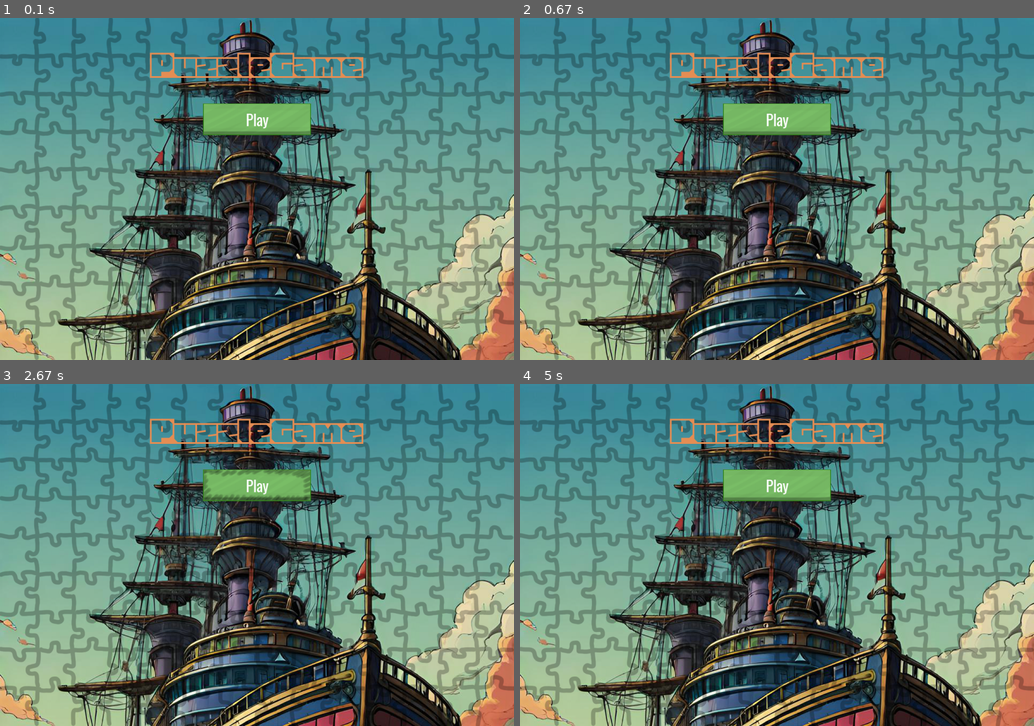
Above: before the commit, frames 1-4 (two rows, left to right).
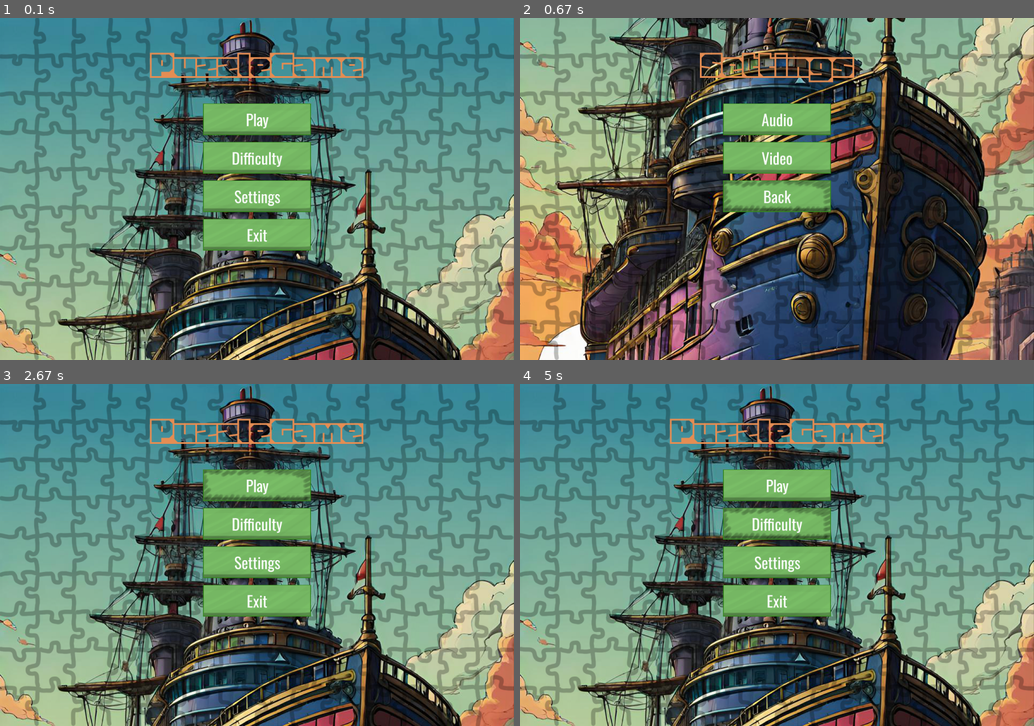
Above: after the commit, the same moments.

Repository: ragonya/PyGameProject
Game: pygame game, started from main.py
Same seed, same stepped clock (60 frames per second), same inputs: the game is played once before the commit and once after it.
Inputs (mouse positions are in pixels of both pictures, inside the frame that each line leads up to):
- Up to frame 1 (0.1 s): no input
- Up to frame 2 (0.67 s): click (777, 189) at 0.38 s
- Up to frame 3 (2.67 s): click (262, 575) at 0.72 s; click (97, 503) at 1.05 s; click "Play" at 2.38 s
- Up to frame 4 (5 s): click (972, 684) at 2.72 s; click "Play" at 3.55 s; click (936, 548) at 3.88 s; click (777, 524) at 4.72 s, where only the run after the commit has a clickable "Difficulty"

The runs differ from the first frame. In frame 1, 5.9% of the frame differs, in the area x 39-100%, y 36-98%; in frame 2, 93%, in the area x 0-100%, y 0-100%; in frame 3, 5.9%; in frame 4, 5.9%.

Commit message:
Update main.py

Diff:
--- a/main.py
+++ b/main.py
@@ -1,5 +1,6 @@
 from pygame import *
 from scripts import button
+import sys
 
 
 init()
@@ -17,24 +18,70 @@
 PuzzleGame_surface = PuzzleGame_txt.render('PuzzleGame', True, (230, 143, 85))
 main_font = font.Font('Fonts/Oswald-VariableFont_wght.ttf', 15)
 
+settings_txt = font.Font('Fonts/Honk-Regular-VariableFont_MORF,SHLN.ttf', 100)
+settings_surface = PuzzleGame_txt.render('Settings', True, (230, 143, 85))
+
 display.flip()
 play_button = button.Button(1200/2-(252/2), 200, 252, 74, "Play", 'images/buttons/static_button.png', 'images/buttons/hovered_button.png', 'sound_effects/button_clicked.mp3')
+difficulty_button = button.Button(1200/2-(252/2), 290, 252, 74, "Difficulty", 'images/buttons/static_button.png', 'images/buttons/hovered_button.png', 'sound_effects/button_clicked.mp3')
+settings_button = button.Button(1200/2-(252/2), 380, 252, 74, "Settings", 'images/buttons/static_button.png', 'images/buttons/hovered_button.png', 'sound_effects/button_clicked.mp3')
+exit_button = button.Button(1200/2-(252/2), 470, 252, 74, "Exit", 'images/buttons/static_button.png', 'images/buttons/hovered_button.png', 'sound_effects/button_clicked.mp3')
 
 
 def main_menu():
     running = True
     while running:
+        screen.fill((0, 0, 0))
         screen.blit(bg_main, (0, 0))
         screen.blit(PuzzleGame_surface, (350, 50))
-        play_button.draw(screen)
         for e in event.get():
             if e.type == QUIT:
                 running = False
-            play_button.handle_event(e)
+            if e.type == USEREVENT and e.button == settings_button:
+                settings_menu()
+                sys.exit()
 
-        play_button.check_hover(mouse.get_pos())
+            if e.type == USEREVENT and e.button == exit_button:
+                sys.exit()
+
+            for btn in [play_button, difficulty_button, settings_button, exit_button]:
+                btn.handle_event(e)
+
+        for btn in [play_button, difficulty_button, settings_button, exit_button]:
+            btn.draw(screen)
+            btn.check_hover(mouse.get_pos())
+        display.flip()
+
+def settings_menu():
+    audio_button = button.Button(1200/2-(252/2), 200, 252, 74, "Audio", 'images/buttons/static_button.png', 'images/buttons/hovered_button.png', 'sound_effects/button_clicked.mp3')
+    video_button = button.Button(1200/2-(252/2), 290, 252, 74, "Video", 'images/buttons/static_button.png', 'images/buttons/hovered_button.png', 'sound_effects/button_clicked.mp3')
+    back_button = button.Button(1200/2-(252/2), 380, 252, 74, "Back", 'images/buttons/static_button.png', 'images/buttons/hovered_button.png', 'sound_effects/button_clicked.mp3')
+    running = True
+    while running:
+        screen.fill((0, 0, 0))
+        screen.blit(bg_settings, (0, 0))
+        screen.blit(settings_surface, (420, 50))
+        for e in event.get():
+            if e.type == QUIT:
+                running = False
+            if e.type == USEREVENT and e.button == back_button:
+                main_menu()
+                sys.exit()
+
+            for btn in [audio_button, video_button, back_button]:
+                btn.handle_event(e)
+
+        for btn in [audio_button, video_button, back_button]:
+            btn.draw(screen)
+            btn.check_hover(mouse.get_pos())
         display.flip()
 
 
-main_menu()
+
+
+def new_game():
+    pass
+
+if __name__ == '__main__':
+    main_menu()
 quit()
